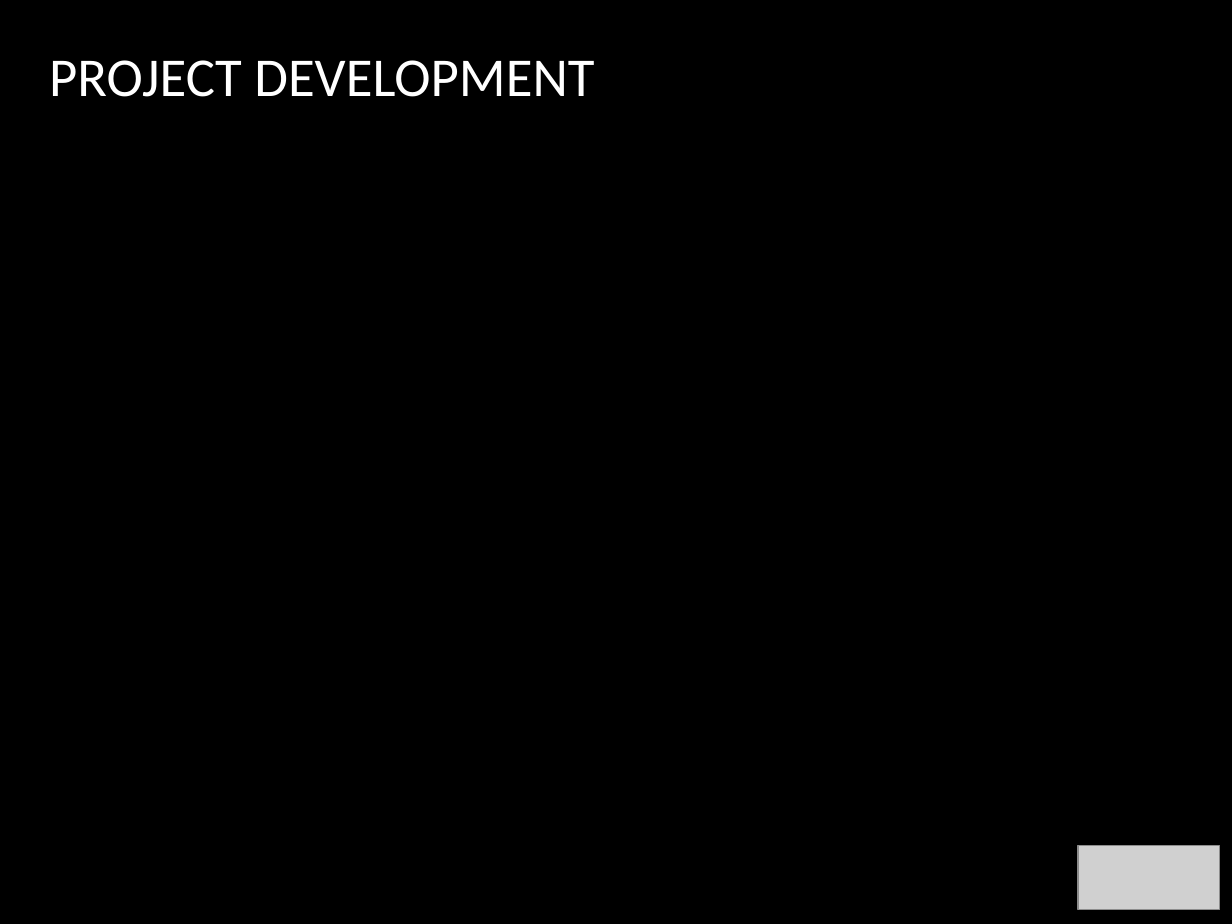
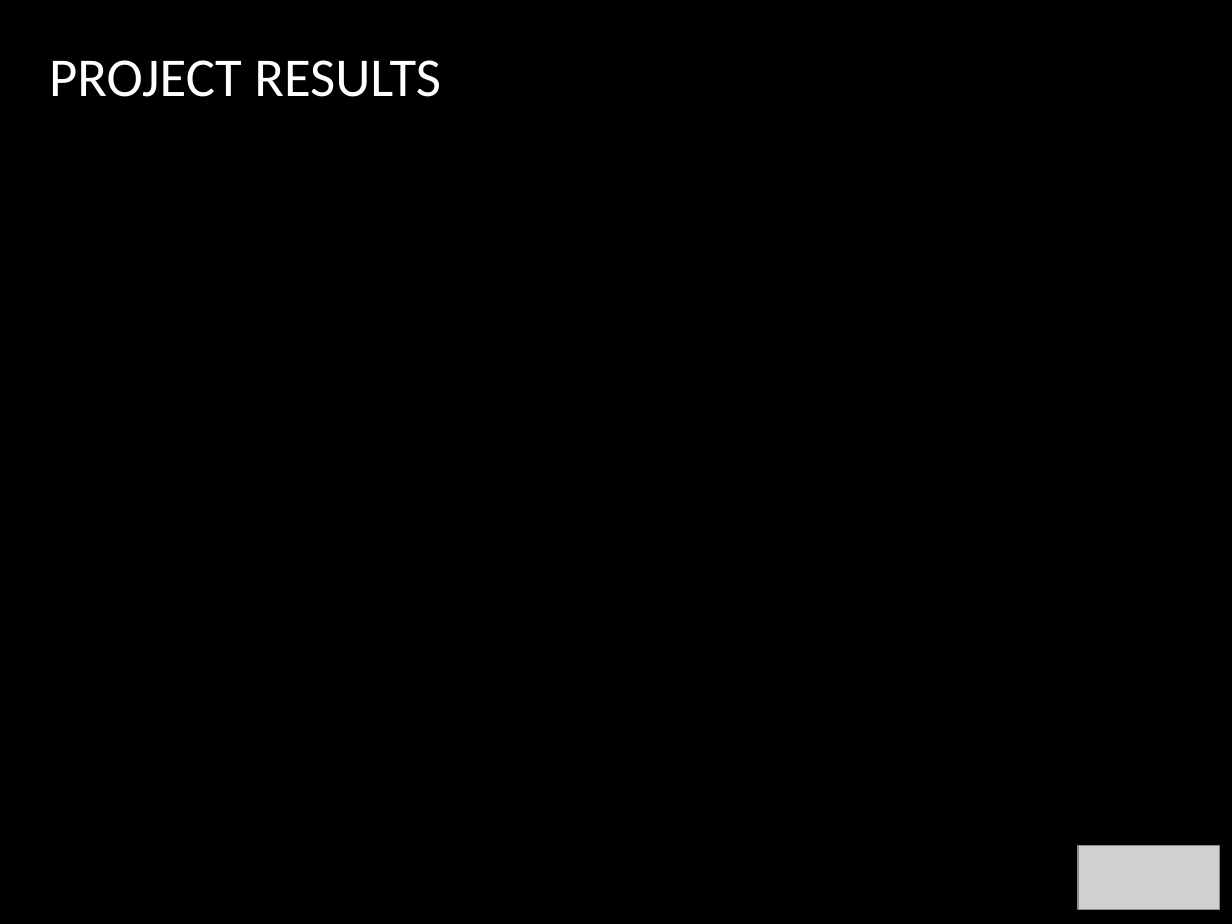
Before and after one commit to rgmireles/Final_Project, a slide deck: slide 10 of Final Project Presentation_Data Science 04032020.pptx. Drawn at 1232x924 pixels with LibreOffice and Linux fonts; fonts in the diff are those of the drawing; grey boxes stand for pictures; background and template pictures are left out. Boxes give left, top, right and bottom in pixels: in the first picture for what was removed or moved away, otherwise in the second. Text is boxed around its words. In the diff, an @@ line names an element or a change of style, - is before the commit and + after.

```diff
--- a/Final Project Presentation_Data Science 04032020.pptx
+++ b/Final Project Presentation_Data Science 04032020.pptx
@@ text at (49,60,441,97): text changed @@
-PROJECT DEVELOPMENT
+PROJECT RESULTS
```
Also in this commit, not shown: 6 other slides changed, 2 slides added, 1 slide removed, 1 other file.
